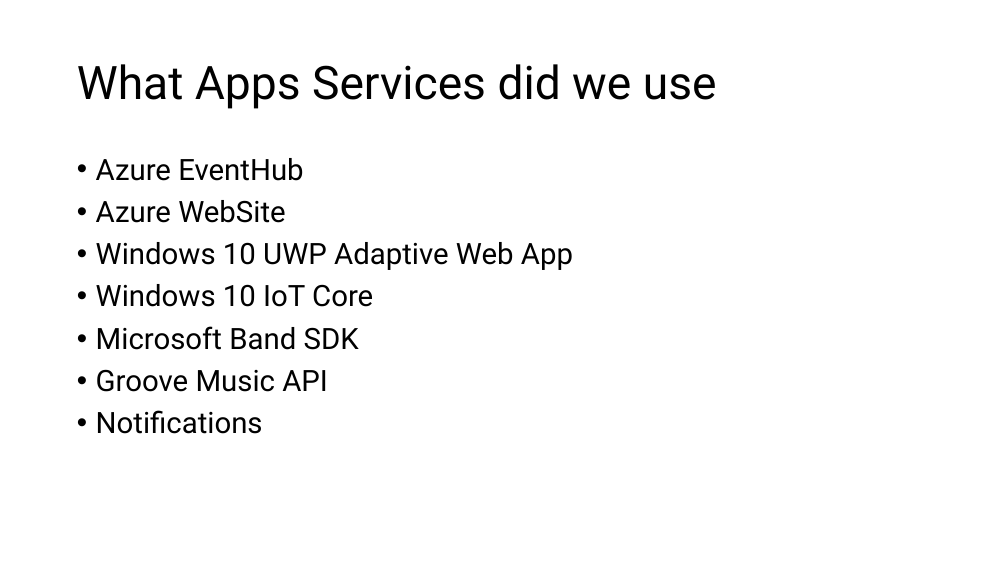
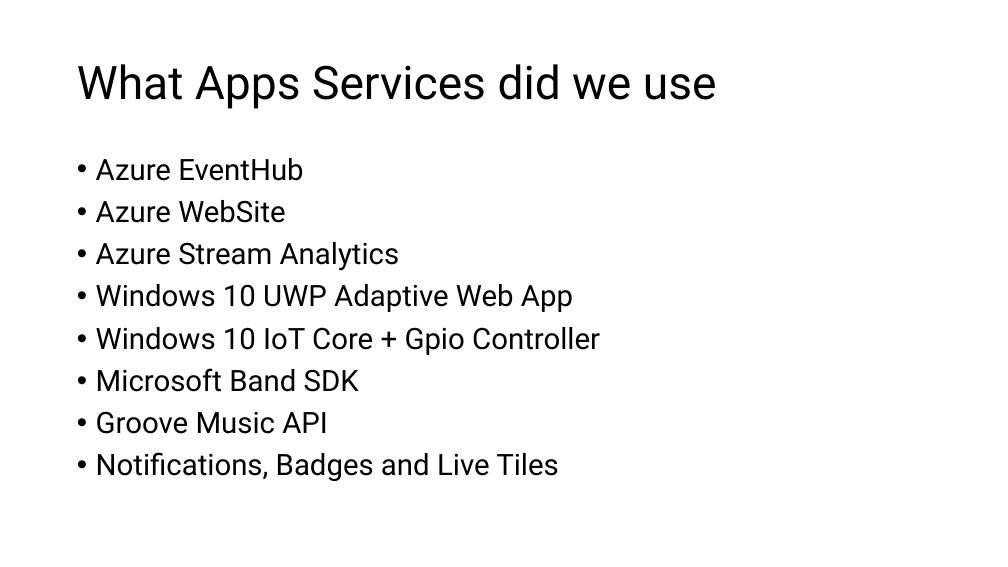
Before and after one commit to leestott/Beats, a slide deck: slide 6 of Presentation/UWP Apps DX Hack.pptx. Drawn at 1008x567 pixels with LibreOffice and Linux fonts; fonts in the diff are those of the drawing. Boxes give left, top, right and bottom in pixels: in the first picture for what was removed or moved away, otherwise in the second. Text is boxed around its words. In the diff, an @@ line names an element or a change of style, - is before the commit and + after.

Commit message:
Tweaked ppt

```diff
--- a/Presentation/UWP Apps DX Hack.pptx
+++ b/Presentation/UWP Apps DX Hack.pptx
@@ text at <box>96,242,400,271</box>: paragraph added @@
+• Azure Stream Analytics
@@ text at <box>96,327,600,355</box>: text changed @@
-• Windows 10 IoT Core
+• Windows 10 IoT Core + Gpio Controller
@@ text at <box>96,452,559,481</box>: text changed @@
-• Notifications
+• Notifications, Badges and Live Tiles
```
Also in this commit, not shown: 1 slide added, 1 slide removed.
